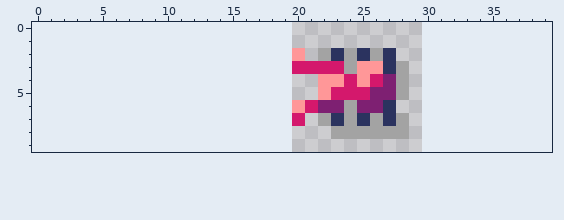
Two states of a pixel-art sprite, resources/sprites/robot_pushing.png. The picture above was drawn from the file before the commit.
The file is 10x10 pixels. The old version is drawn lined up with the new one, on the new canvas.
After the commit:
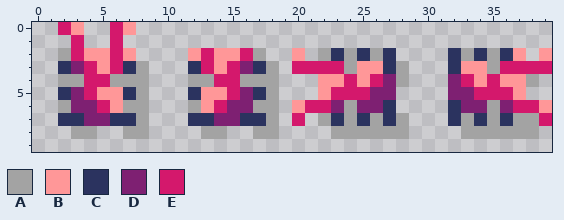
Palette (. is transparent): A #a3a3a3  B #ff9798  C #2b335f  D #7e2072  E #d4186c
What changed:
canvas 10x10 -> 40x10, the old top-left corner now at 20,0
There is now colour A in row 2 at x 2, 17, 33 and 35; in row 3 at x 8, 18 and 35; in row 4 at x 2 to 3, 6 to 8, 12 to 13, 16 to 18 and 38; in row 5 at x 8 and 18; in row 6 at x 2, 7 to 8, 12, 17 to 18 and 35; in row 7 at x 8, 18, 33, 35 and 37 to 38.
There is now colour A in row 8 at x 3 to 4, 7 to 8, 13 to 14, 17 to 18 and 33 to 38.
There is now colour B in row 0 at x 3 and 7; in row 2 at x 4 to 5, 7, 12, 14 to 15, 37 and 39; in row 3 at x 5, 14 and 33 to 34; in row 4 at x 34 and 36 to 37; in row 5 at x 5 to 6, 13 to 14 and 37; in row 6 at x 6, 13 and 39.
There is now colour C in row 2 at x 32, 34 and 36; in row 3 at x 2, 7, 12, 17 and 32; in row 5 at x 2, 7, 12 and 17; in row 6 at x 32; in row 7 at x 2 to 3, 6 to 7, 12 to 13, 16 to 17, 32, 34 and 36.
There is now colour D in row 3 at x 3 and 16; in row 4 at x 32; in row 5 at x 3, 16 and 32 to 33; in row 6 at x 3 to 4, 15 to 16, 33 to 34 and 36; in row 7 at x 4 to 5 and 14 to 15.
There is now colour E in row 0 at x 2 and 6; in row 1 at x 3 and 6; in row 2 at x 3, 6, 13 and 16; in row 3 at x 4, 6, 13, 15 and 36 to 39; in row 4 at x 4 to 5, 14 to 15, 33 and 35; in row 5 at x 4, 15 and 34 to 36.
There is now colour E in row 6 at x 5, 14 and 37 to 38; in row 7 at x 39.
The edit turns colour D into colour E in row 6 at x 22.
The edit erases colour A in row 5 at x 28.
Pixel boxes of the changes (left, top, right, bottom) in both pictures:
added: (58, 22, 149, 139)
changed: (188, 48, 331, 139)
changed: (396, 48, 552, 139)
